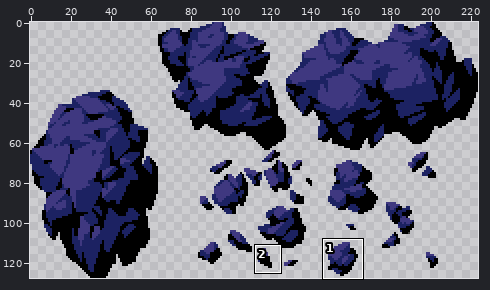
Sprite sheet -- assets/mg.png. The picture above shows the old version from afar; the outline marks the close-up.
Close-up. Old version:
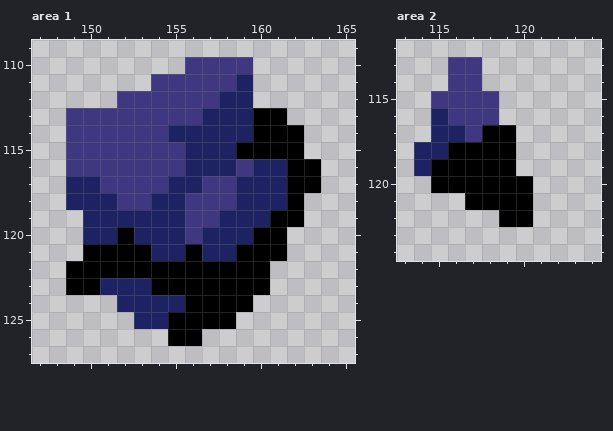
The file is 224x128 pixels. Shown: area 1: x 147..165, y 109..127; area 2: x 113..124, y 112..124. The commit also changed other parts of the picture, which this record leaves out.
Once edited:
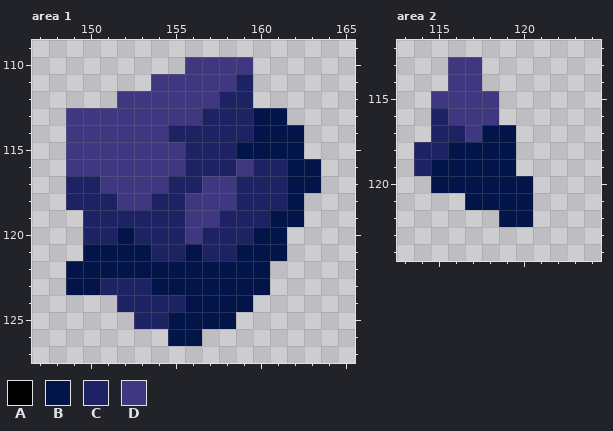
Palette (. is transparent): A #000000  B #031449  C #1c2262  D #3f3880
What changed:
Area 1:
Colour A gives way to colour B in row 113 at x 160 to 161; in row 114 at x 160 to 162; in row 115 at x 159 to 162; in rows 116 to 117 at x 162 to 163; in row 118 at x 162; in row 119 at x 161 to 162.
Colour A gives way to colour B in row 120 at x 152 and 160 to 161; in row 121 at x 150 to 153, 156 and 159 to 161; in row 122 at x 149 to 160; in row 123 at x 149 to 150 and 154 to 160; in row 124 at x 156 to 159; in row 125 at x 155 to 158.
Colour A gives way to colour B in row 126 at x 155 to 156.
Area 2:
Colour A gives way to colour B in row 117 at x 118 to 119; in row 118 at x 116 to 119; in row 119 at x 115 to 119; in row 120 at x 115 to 120; in row 121 at x 117 to 120; in row 122 at x 119 to 120.
Boxes around the changes in both close-ups, in picture pixels (x1, y1, x2, y2):
changed: (66, 108, 321, 346)
changed: (431, 125, 533, 227)
